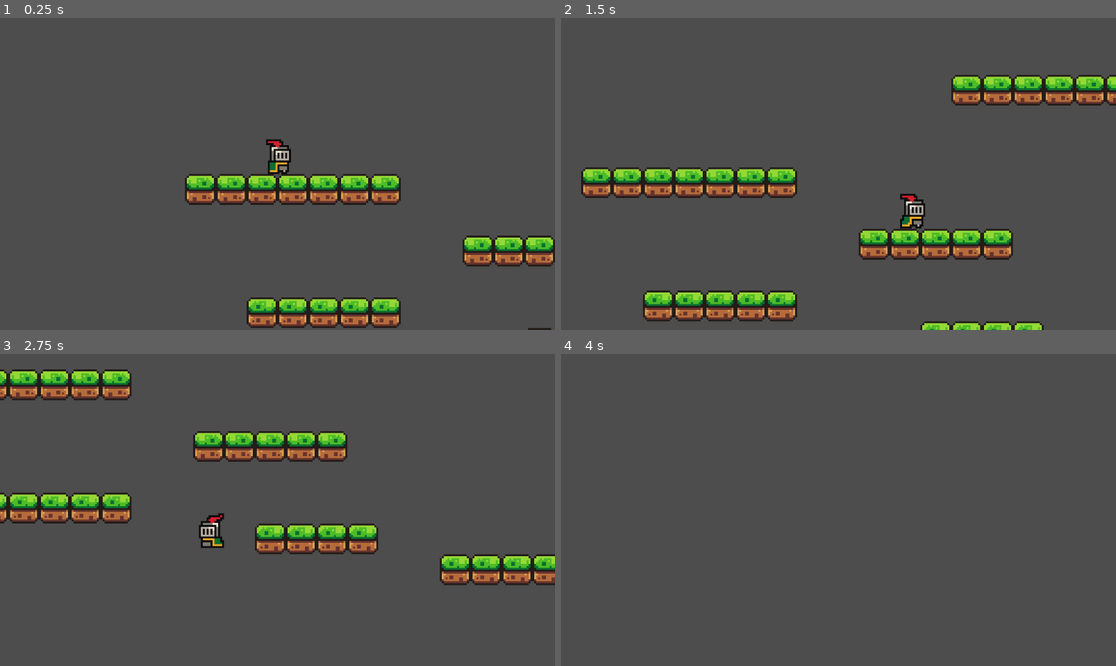
Above: before the commit, frames 1-4 (two rows, left to right).
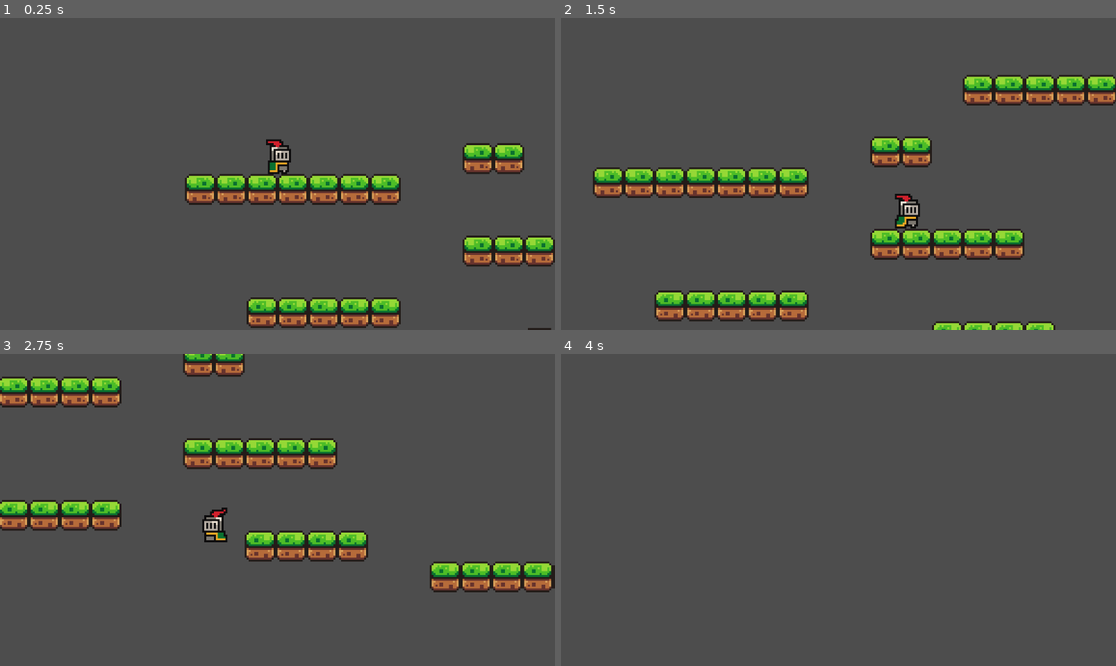
Above: after the commit, the same moments.

Repository: lucas98sf/mage-game
Game: Godot game, scene res://scenes/game.tscn
The game is run twice, just before and just after one commit, with the same random seed, the same clock (stepped at 60 frames per second) and the same inputs.
Inputs:
- Up to frame 1 (0.25 s): no input
- Up to frame 2 (1.5 s): tap Enter (ui_accept) at 0.5, 0.77 s; hold Right (ui_right) from 0.53 s (still down)
- Up to frame 3 (2.75 s): tap Enter (ui_accept) at 1.52 s; release Right (ui_right) at 2.03 s; hold Left (ui_left) from 2.03 s (still down)
- Up to frame 4 (4 s): release Left (ui_left) at 2.78 s; hold Right (ui_right) from 2.78 s (still down); tap Enter (ui_accept) at 3.02, 3.77 s

The runs differ from the first frame. In frame 1, 1.1% of the frame differs, in the area x 83-95%, y 40-51%; in frame 2, 9.8%; in frame 3, 15%, in the area x 0-100%, y 0-77%; in frame 4, nothing differs.

Commit message:
camera + tileset

Diff:
--- a/scenes/game.tscn
+++ b/scenes/game.tscn
@@ -424,4 +424,4 @@
 [node name="TileMap" type="TileMap" parent="."]
 tile_set = SubResource("TileSet_imj5j")
 format = 2
-layer_0/tile_data = PackedInt32Array(65533, 0, 0, 65534, 0,  …(977 unchanged characters)… 2144, 0, 268435456, 327679, 0, 268435456)
+layer_0/tile_data = PackedInt32Array(65533, 0, 0, 65534, 0,  …(977 unchanged characters)… 2144, 0, 268435456, 327679, 0, 268435456, -65530, 0, 0, -65529, 0, 0)
